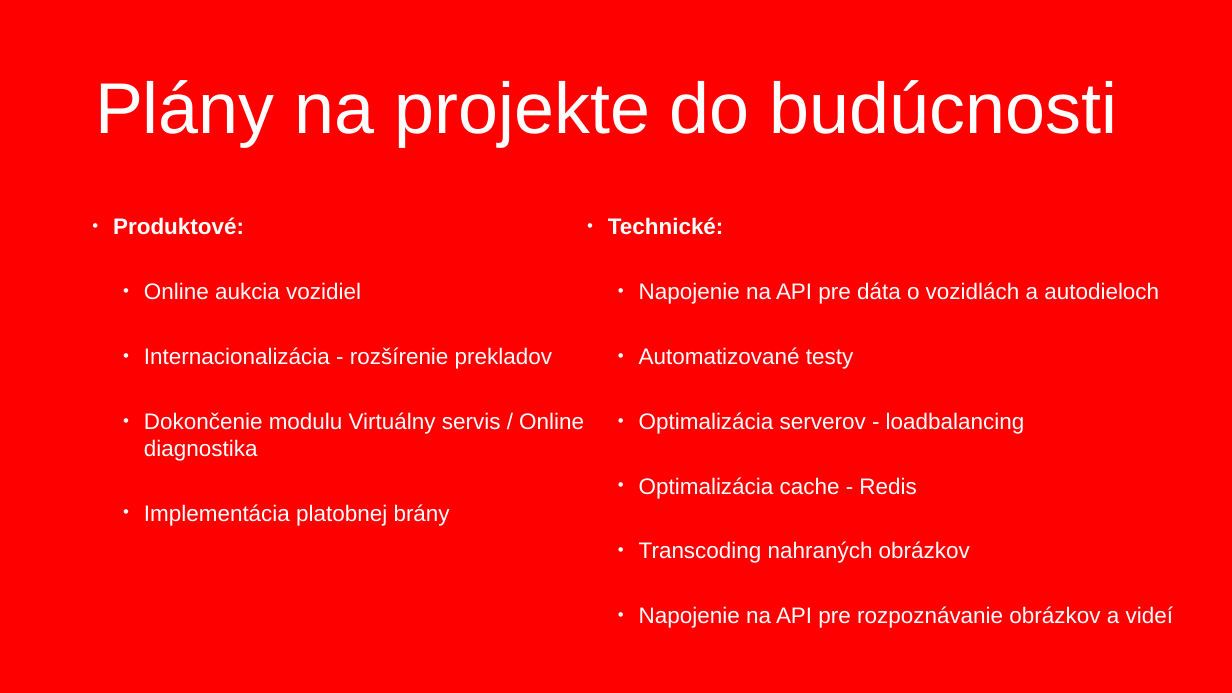
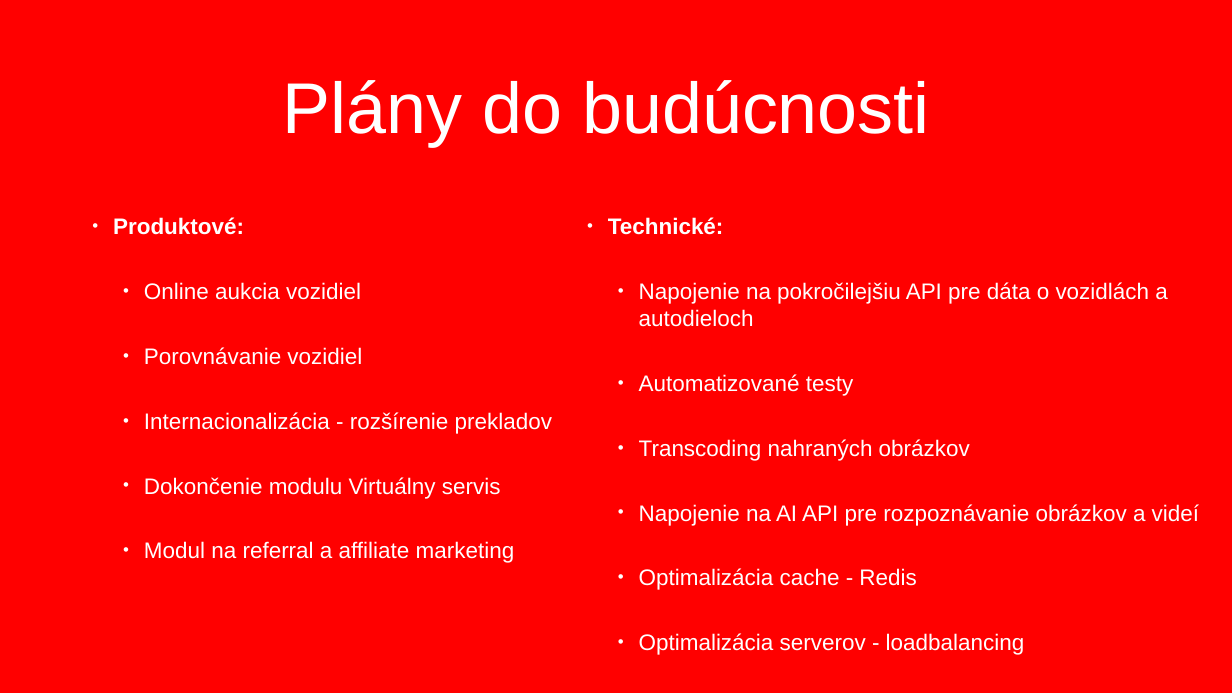
Before and after one commit to Autobahn-sk/Autobahn.sk, a slide deck: slide 12 of __prezentacia__/Prezentácia Martin Mojžiš.pptx. Drawn at 1232x693 pixels with LibreOffice and Linux fonts; fonts in the diff are those of the drawing; background and template pictures are left out. Boxes give left, top, right and bottom in pixels: in the first picture for what was removed or moved away, otherwise in the second. Text is boxed around its words. In the diff, an @@ line names an element or a change of style, - is before the commit and + after.

```diff
--- a/__prezentacia__/Prezentácia Martin Mojžiš.pptx
+++ b/__prezentacia__/Prezentácia Martin Mojžiš.pptx
@@ title at box(283, 80, 929, 146): text changed @@
-Plány na projekte do budúcnosti
+Plány do budúcnosti
@@ text at box(639, 282, 1167, 327): text changed @@
-  • Napojenie na API pre dáta o vozidlách a autodieloch
+  • Napojenie na pokročilejšiu API pre dáta o vozidlách a autodieloch
@@ text at box(144, 347, 362, 365): paragraph added @@
+  • Porovnávanie vozidiel
@@ text at box(639, 439, 1199, 590): paragraphs added @@
+  • Transcoding nahraných obrázkov
+  • Napojenie na AI API pre rozpoznávanie obrázkov a videí
+  • Optimalizácia cache - Redis
@@ text at box(144, 477, 515, 563): text changed @@
-  • Dokončenie modulu Virtuálny servis / Online diagnostika
-  • Implementácia platobnej brány
+  • Dokončenie modulu Virtuálny servis
+  • Modul na referral a affiliate marketing
@@ text at box(639, 477, 1173, 628): paragraphs removed @@
-  • Optimalizácia cache - Redis
-  • Transcoding nahraných obrázkov
-  • Napojenie na API pre rozpoznávanie obrázkov a videí
```
Also in this commit, not shown: 11 other slides changed, 1 slide added.
